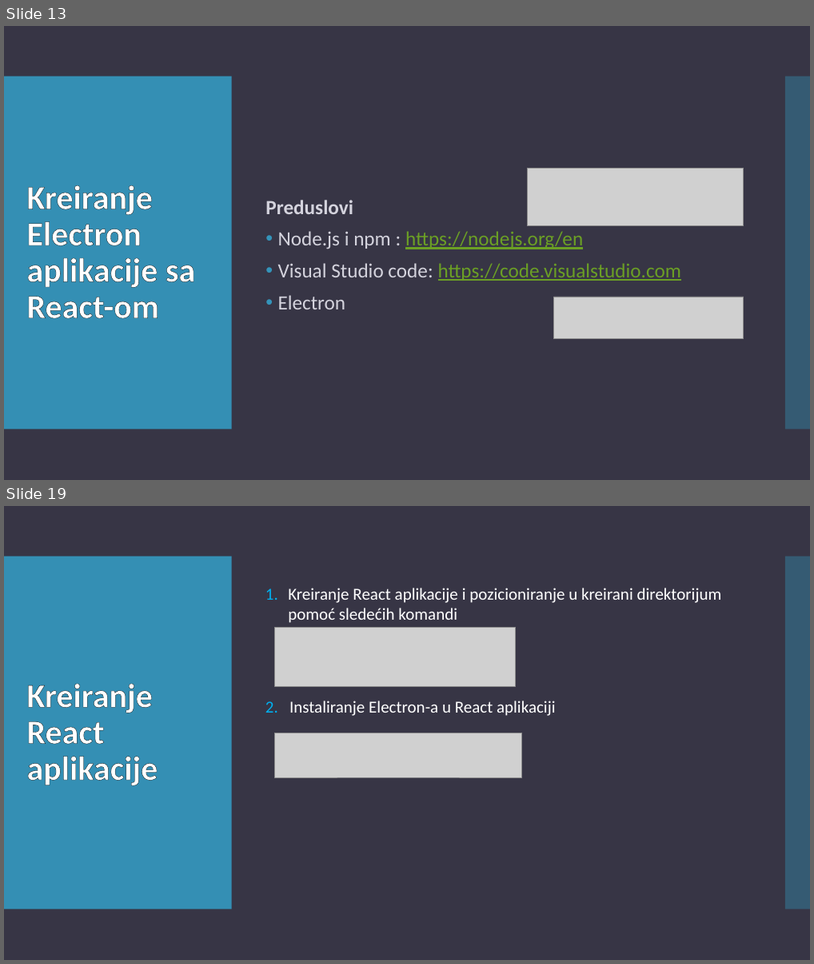
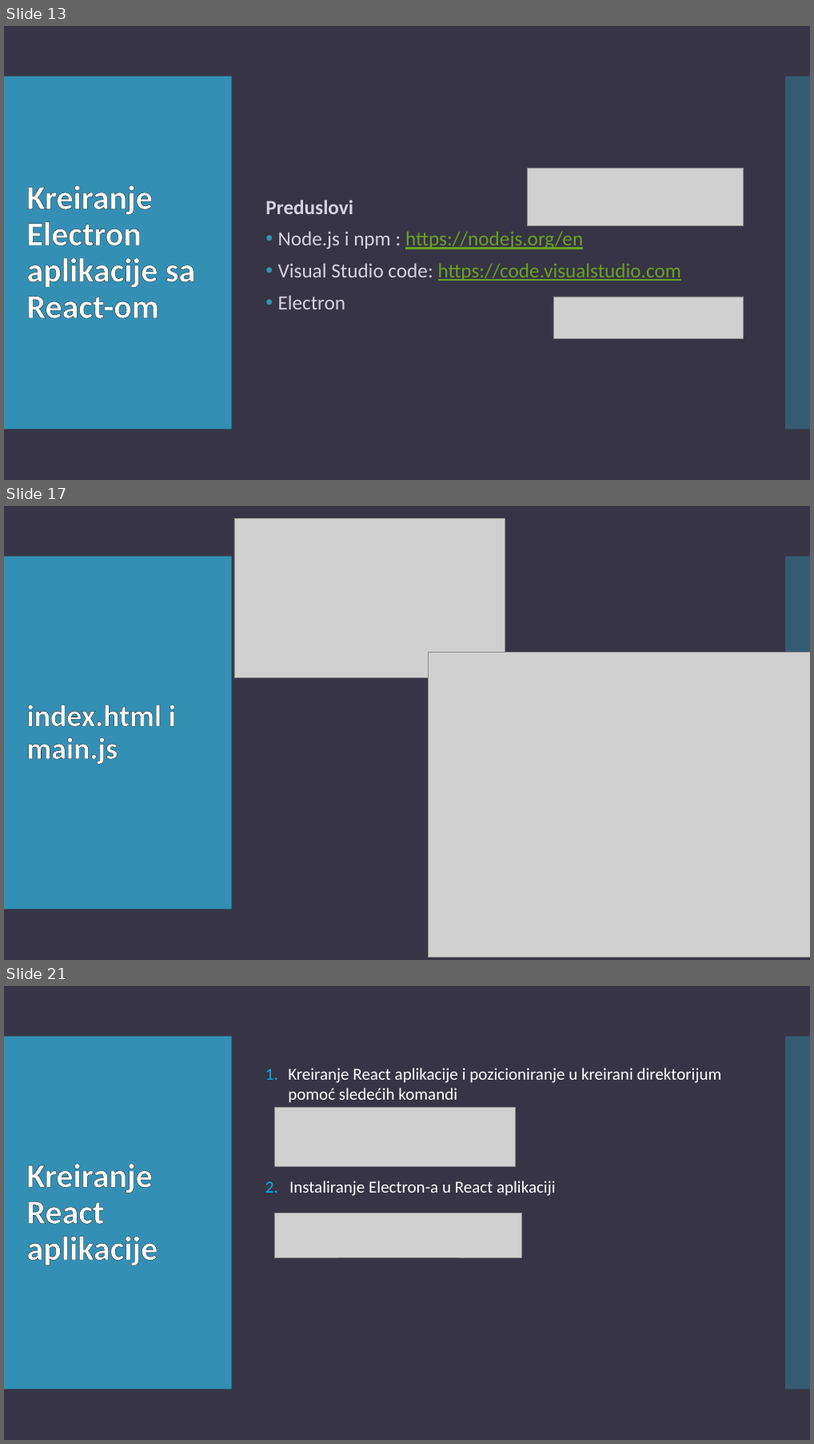
Before and after one commit to teodora18040cvetkovic/electron_react, a slide deck: Electron.pptx. Shown one above the other, each under a label of ours: slides 13 and 19 before the commit, slides 13, 17 and 21 after it; the slides between them are not shown. The pictures are 814x964 and 814x1444 pixels, drawn with LibreOffice and Linux fonts; fonts in the diff are those of the drawing; grey boxes stand for pictures. Boxes give left, top, right and bottom in pixels: in the first picture for what was removed or moved away, otherwise in the second. Text is boxed around its words. In the diff, an @@ line names an element or a change of style, - is before the commit and + after.

```diff
--- a/Electron.pptx
+++ b/Electron.pptx
@@ slide 17 added at (4, 506, 810, 960), background #373545; not listed: 2 template elements that a slide beside it also shows @@
@@ picture added at (234, 519, 505, 678) @@
@@ picture added at (428, 652, 810, 956) @@
@@ title added at (26, 704, 176, 764), 36 pt, text #FFFFFF, bold @@
+index.html i main.js
@@ what was slide 19 is now slide 21 @@
```
Also in this commit, not shown: 7 slides changed, 2 other slides added, 1 slide removed.
